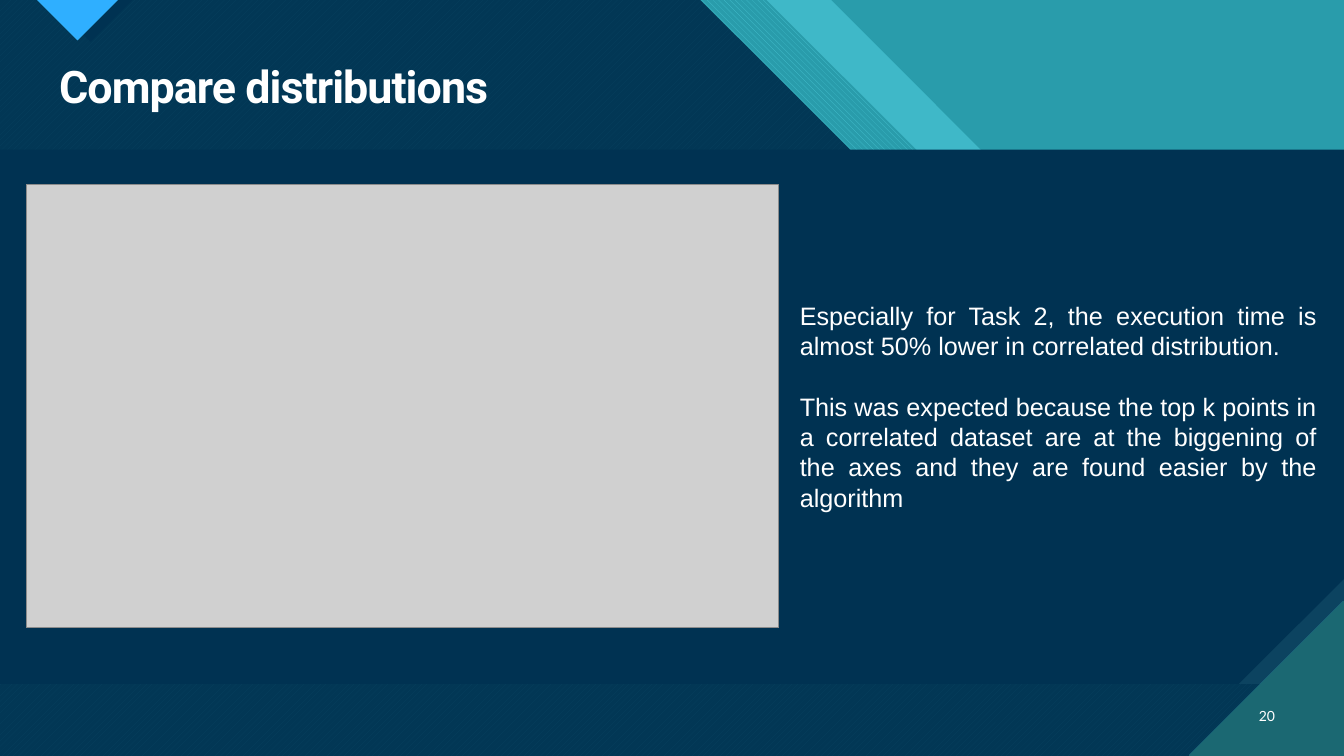
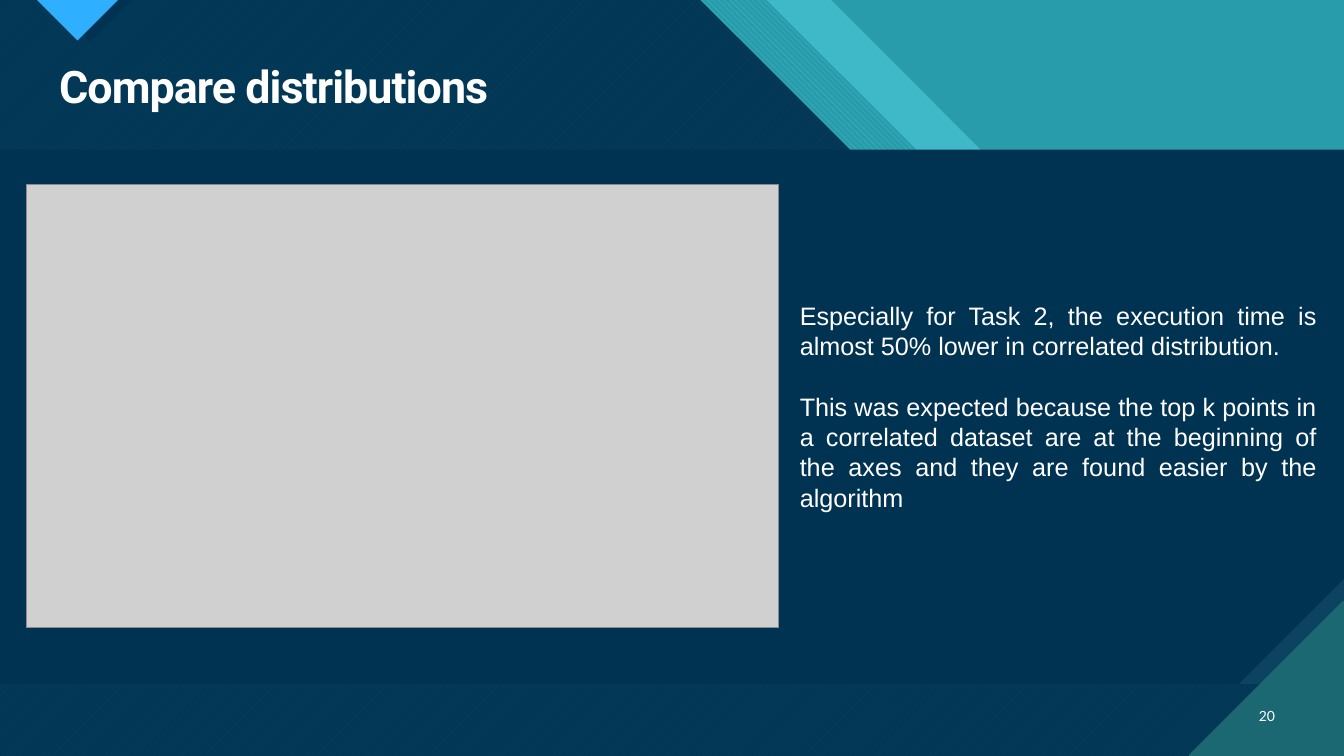
Before and after one commit to MnAppsNet/DominanceQueries, a slide deck: slide 20 of reports/report_presentation.pptx. Drawn at 1344x756 pixels with LibreOffice and Linux fonts; fonts in the diff are those of the drawing; grey boxes stand for pictures; background and template pictures are left out; a plain dark background stands for a picture behind light text. Boxes give left, top, right and bottom in pixels: in the first picture for what was removed or moved away, otherwise in the second. Text is boxed around its words. In the diff, an @@ line names an element or a change of style, - is before the commit and + after.

Commit message:
update ppt file

```diff
--- a/reports/report_presentation.pptx
+++ b/reports/report_presentation.pptx
@@ text at (800,397,1317,512): text changed @@
-This was expected because the top k points in a correlated dataset are at the biggening of the axes and they are found easier by the algorithm
+This was expected because the top k points in a correlated dataset are at the beginning of the axes and they are found easier by the algorithm
```
Also in this commit, not shown: 1 other slide changed, 1 slide added, 1 slide removed.
